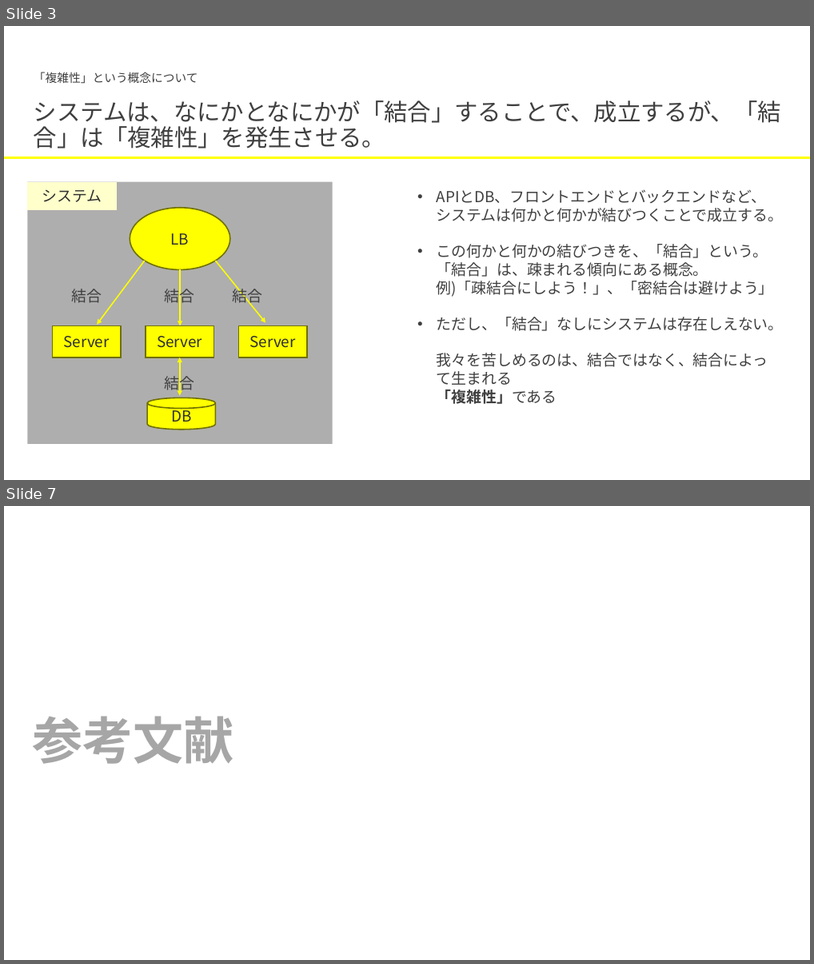
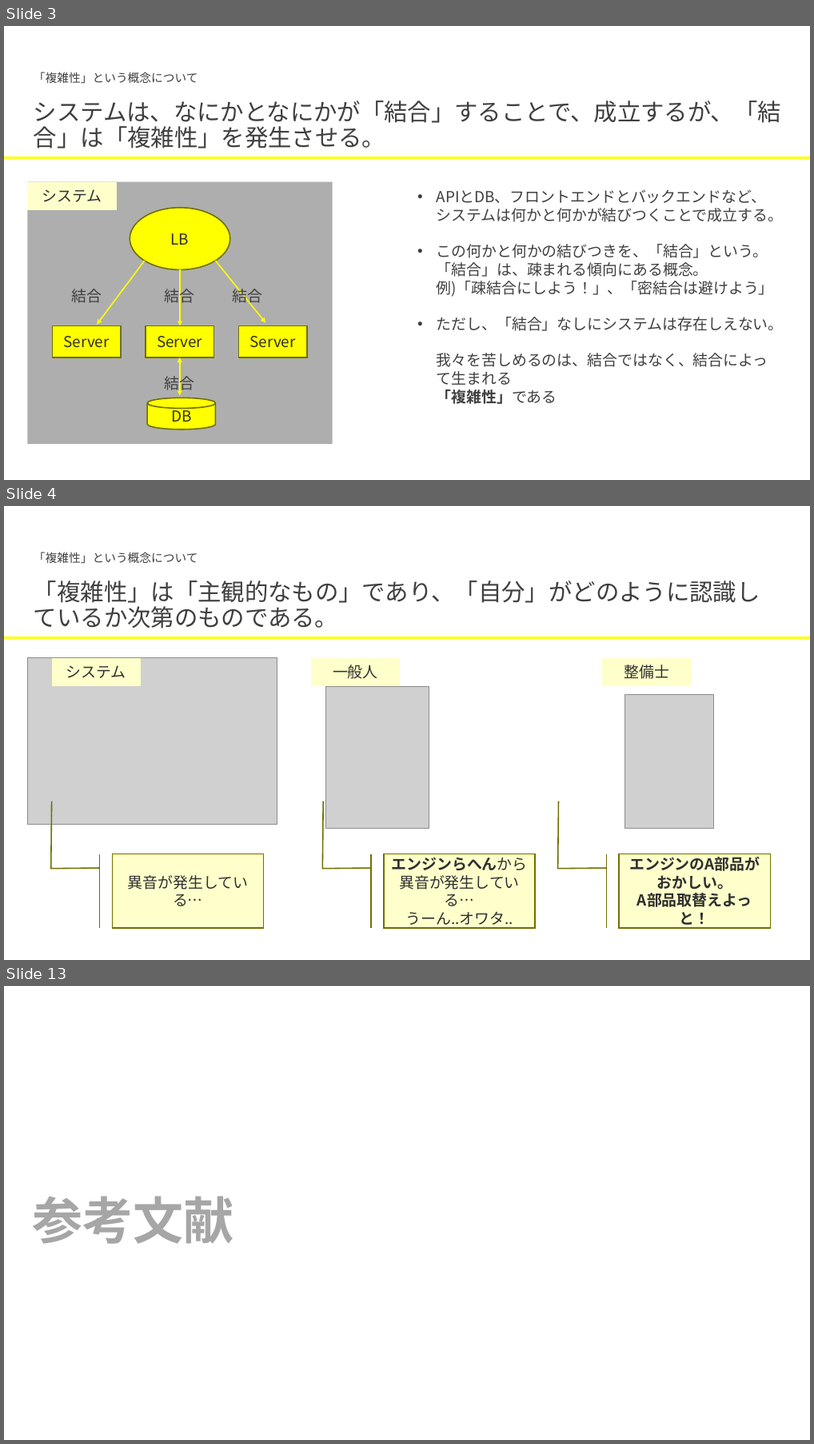
Before and after one commit to hiroki-pixel/tech_it_output_for_LT, a slide deck: Design/複雑性_5分類とそれぞれで可能な対処について.pptx. Shown one above the other, each under a label of ours: slides 3 and 7 before the commit, slides 3, 4 and 13 after it; the slides between them are not shown. The pictures are 814x964 and 814x1444 pixels, drawn with LibreOffice and Linux fonts; fonts in the diff are those of the drawing; grey boxes stand for pictures. Boxes give left, top, right and bottom in pixels: in the first picture for what was removed or moved away, otherwise in the second. Text is boxed around its words. In the diff, an @@ line names an element or a change of style, - is before the commit and + after.

```diff
--- a/Design/複雑性_5分類とそれぞれで可能な対処について.pptx
+++ b/Design/複雑性_5分類とそれぞれで可能な対処について.pptx
@@ slide 4 added at [4,506,810,960], background #FFFFFF @@
@@ text added at [34,552,198,564], 14 pt, text #3F3F3F @@
+「複雑性」という概念について
@@ text added at [34,580,761,628], 28 pt, text #3F3F3F @@
+「複雑性」は「主観的なもの」であり、「自分」がどのように認識しているか次第のものである。
@@ line added from (4, 638) to (810, 638), #FFFF00 3 pt @@
@@ picture added at [27,658,277,824] @@
@@ rectangle added at [52,658,141,686], fill #FFFFCC, 18 pt, text #2F2F2F @@
+システム
@@ rectangle added at [311,658,400,686], fill #FFFFCC, 18 pt, text #2F2F2F @@
+一般人
@@ rectangle added at [603,658,692,686], fill #FFFFCC, 18 pt, text #2F2F2F @@
+整備士
@@ picture added at [326,686,430,828] @@
@@ picture added at [626,695,714,828] @@
@@ accent border callout added at [112,854,263,928], fill #FFFFCC, outline #707000 1.5 pt, 18 pt, text #2F2F2F @@
+異音が発生している…
@@ accent border callout added at [384,854,535,928], fill #FFFFCC, outline #707000 1.5 pt, 18 pt, text #2F2F2F @@
+エンジンらへんから
+異音が発生している…
+うーん..オワタ..
@@ accent border callout added at [620,854,771,928], fill #FFFFCC, outline #707000 1.5 pt, 18 pt, text #2F2F2F, bold @@
+エンジンのA部品が
+おかしい。
+A部品取替えよっと！
@@ what was slide 7 is now slide 13 @@
```
Also in this commit, not shown: 8 other slides added, 20 slides removed.
